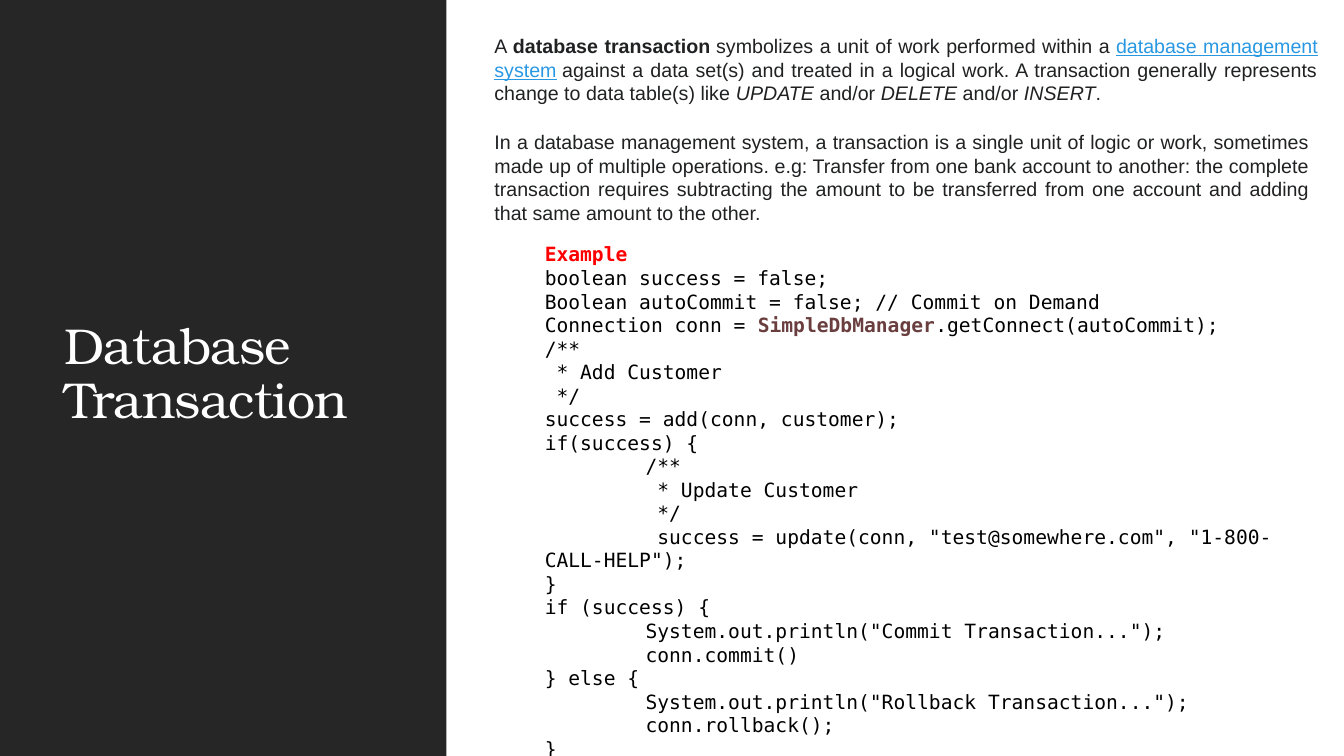
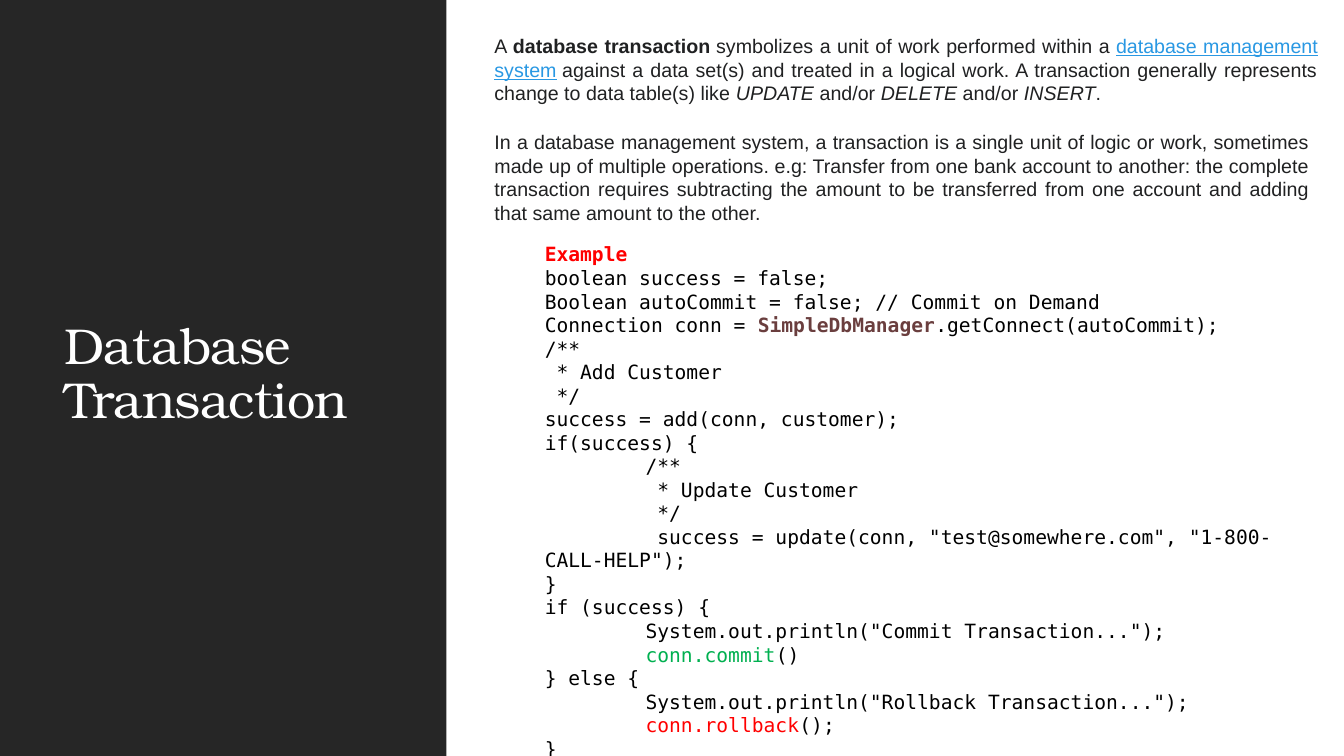
Before and after one commit to JSS-DEVCORE/JdbcExample, a slide deck: slide 18 of docs/JDBC Insights.pptx (slide 17 before the commit). Drawn at 1344x756 pixels with LibreOffice and Linux fonts; fonts in the diff are those of the drawing. Boxes give left, top, right and bottom in pixels: in the first picture for what was removed or moved away, otherwise in the second. Text is boxed around its words. In the diff, an @@ line names an element or a change of style, - is before the commit and + after.

```diff
--- a/docs/JDBC Insights.pptx
+++ b/docs/JDBC Insights.pptx
@@ text at (x1=646, y1=647, x2=835, y2=735): text colour #000000 to #00B050 in "conn.commit()"; text colour #000000 to #FF0000 in "conn.rollback();" @@
```
Also in this commit, not shown: 6 other slides changed, 3 slides added, 5 other files.
